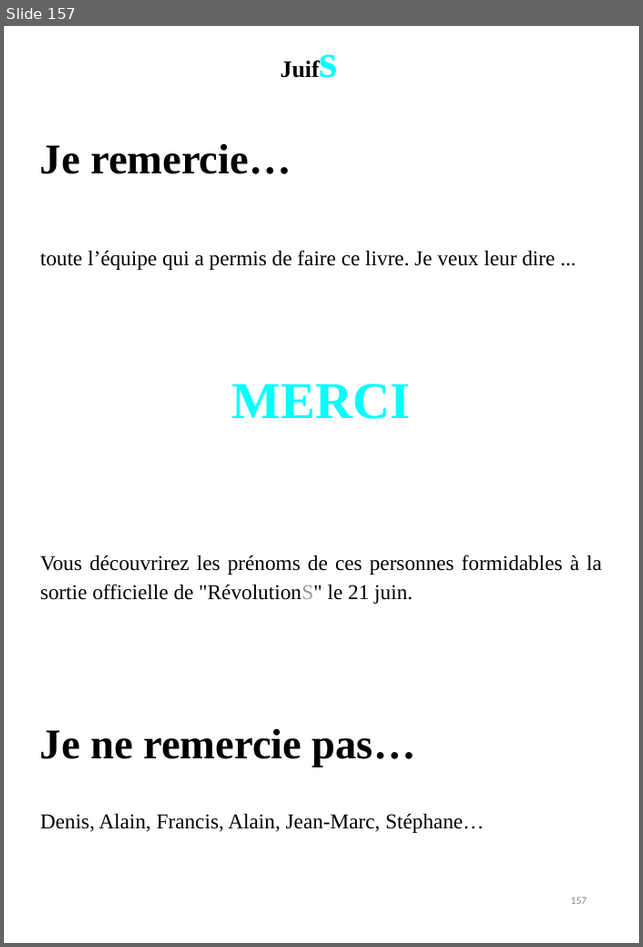
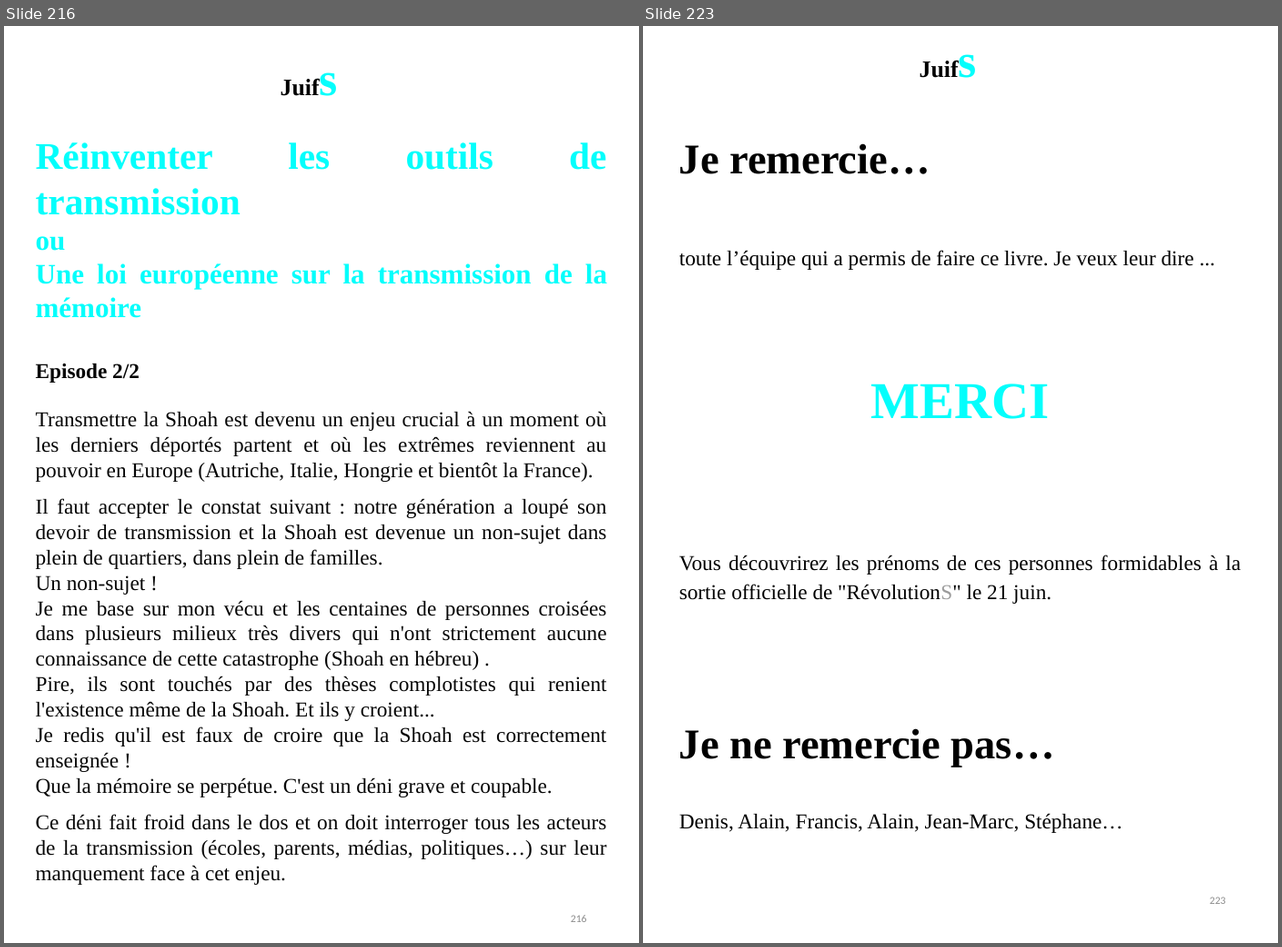
Before and after one commit to BenjaminLOUIS84/e_commerce, a slide deck: e_commerce/public/ppsx/tome2.ppsx. Shown side by side, each under a label of ours: slide 157 before the commit, slides 216 and 223 after it; the slides between them are not shown. The pictures are 643x947 and 1282x947 pixels, drawn with LibreOffice and Linux fonts; fonts in the diff are those of the drawing. Boxes give left, top, right and bottom in pixels: in the first picture for what was removed or moved away, otherwise in the second. Text is boxed around its words. In the diff, an @@ line names an element or a change of style, - is before the commit and + after.

```diff
--- a/e_commerce/public/ppsx/tome2.ppsx
+++ b/e_commerce/public/ppsx/tome2.ppsx
@@ slide 216 added at box(4, 26, 639, 943), background #FFFFFF @@
@@ text added at box(272, 44, 353, 136), 20.1 pt, text #000000, bold @@
+Juifs
@@ text added at box(36, 142, 607, 885), 18 pt, text #050505 @@
+Réinventer les outils de transmission
+ou
+Une loi européenne sur la transmission de la mémoire
+Episode 2/2
+Transmettre la Shoah est devenu un enjeu crucial à un moment où les derniers déportés partent et où les extrêmes reviennent au pouvoir en Europe (Autriche, Italie, Hongrie et bientôt la France).
+Il faut accepter le constat suivant : notre génération a loupé son devoir de transmission et la Shoah est devenue un non-sujet dans plein de quartiers, dans plein de familles.
+Un non-sujet !
+Je me base sur mon vécu et les centaines de personnes croisées dans plusieurs milieux très divers qui n'ont strictement aucune connaissance de cette catastrophe (Shoah en hébreu) .
+Pire, ils sont touchés par des thèses complotistes qui renient l'existence même de la Shoah. Et ils y croient...
+Je redis qu'il est faux de croire que la Shoah est correctement enseignée !
+Que la mémoire se perpétue. C'est un déni grave et coupable.
+Ce déni fait froid dans le dos et on doit interroger tous les acteurs de la transmission (écoles, parents, médias, politiques…) sur leur manquement face à cet enjeu.
@@ page number added at box(571, 915, 587, 922), 9 pt, text #8C8C8C @@
+216
@@ what was slide 157 is now slide 223 @@
@@ page number at box(1210, 897, 1226, 904): text changed @@
-157
+223
```
Also in this commit, not shown: 7 slides changed, 65 other slides added.
